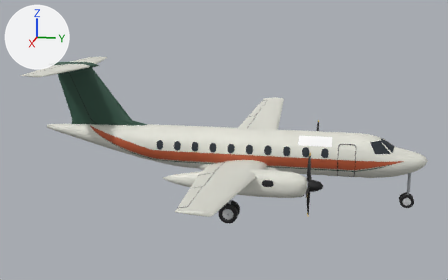
An edit to the glTF model public/assets/aeronaves/jaz-60.glb, drawn before and after from the same camera.
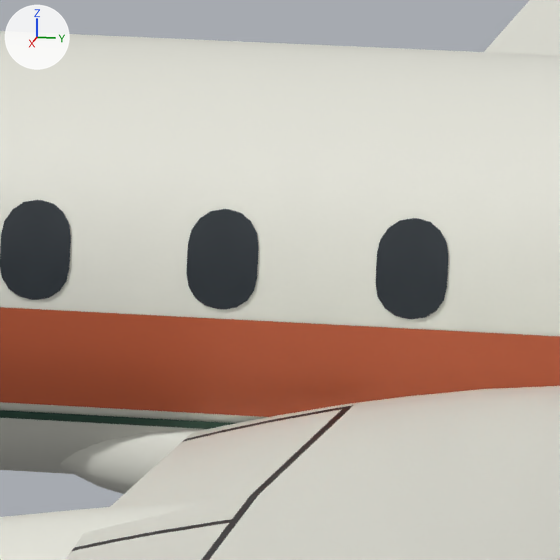
The first picture shows the older version from a 50 mm camera at (26.41, 4.14, 6.99) aimed at (0.11, -1.12, 0.41). The close-ups show the older and then the newer version on the part from 43% to 55% of the width and 44% to 63% of the height of that picture. Only the edits that show in the close-ups are written down. The axes (+X, +Y, +Z) are drawn at upper left. The lights are the same throughout. Where no turn or scale is listed for an object, it has been applied to the vertices.

Names of what the first close-up shows: 'ala', 'carenado', 'cintura', 'cintura-fina', 'flap-dentro-derecha-piel', 'flap-fuera-derecha-piel', 'flap-fuera-izquierda-piel', 'franja-fija', 'fuselaje', 'gondola', 'ventanillas'.
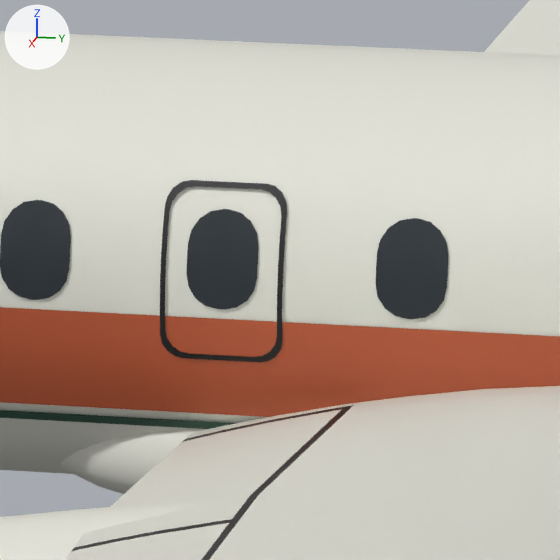
What the commit changed:
Mesh me_salida_de_emergencia_detras is new.
It has 128 vertices, 128 faces and spans x -0.94..0.94, y -1.71..-1.19, z -0.18..0.55.
It uses material mat_oscuro (black #121214).
Object 'salida-de-emergencia-detras' (ob_salida_de_emergencia_detras) is new; it shows me_salida_de_emergencia_detras.
Its location is (0.0, 0.0, 0.0).

Boxes (x1, y1, x2, y2) around the edits, measured in the close-ups (560 x 560 px):
'salida-de-emergencia-detras', added: after (160, 180, 287, 362)
